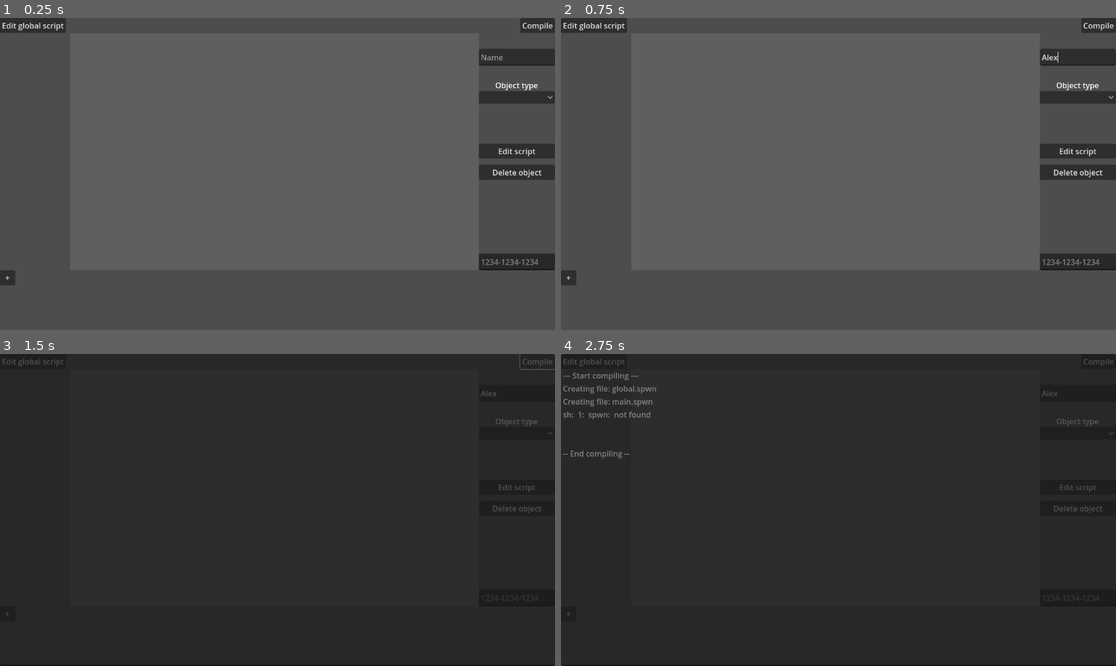
Above: before the commit, frames 1-4 (two rows, left to right).
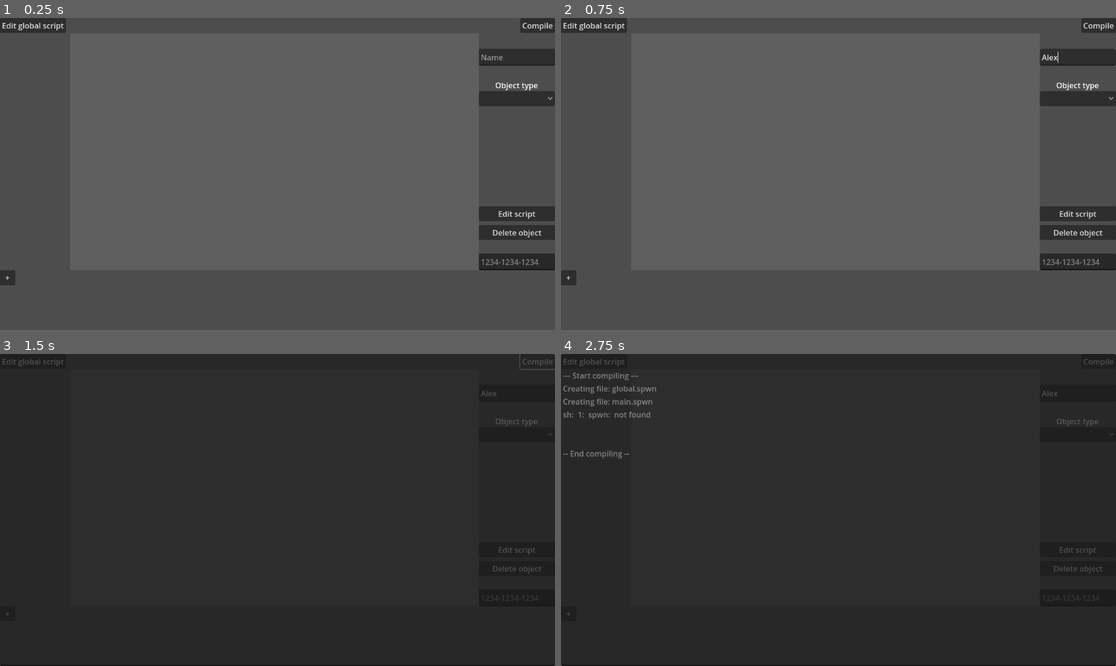
Above: after the commit, the same moments.

Repository: dash-engine/Dash-Engine
Game: Godot game, scene res://main.tscn
Two runs of this game, one before a commit and one after it. Both use one fixed random seed, a clock stepped at 60 frames per second and the inputs below.
Inputs (mouse positions are in pixels of both pictures, inside the frame that each line leads up to):
- Up to frame 1 (0.25 s): no input
- Up to frame 2 (0.75 s): click (1077, 58) at 0.52 s; type "Alex" at 0.6 s
- Up to frame 3 (1.5 s): click "Compile" at 1.25 s
- Up to frame 4 (2.75 s): click "+" at 2 s

The runs differ from the first frame. In frame 1, 2.5% of the frame differs, in the area x 86-100%, y 24-72%; in frame 2, 2.5%; in frame 3, 0.1%; in frame 4, 0.1%.
Error before the commit: Attempt to call function 'get_open_error' in base 'null instance' on a null instance. (res://scripts/compiler.gd:93)
Error after the commit: Attempt to call function 'get_open_error' in base 'null instance' on a null instance. (res://scripts/compiler.gd:96)

Commit message:
Fixed compiling, core modified, added grid and block type selector

Diff:
--- a/main.tscn
+++ b/main.tscn
@@ -85,17 +85,17 @@
 [node name="editScript" type="Button" parent="properties"]
 layout_mode = 0
 offset_left = 994.0
-offset_top = 229.0
+offset_top = 359.0
 offset_right = 1152.0
-offset_bottom = 260.0
+offset_bottom = 390.0
 text = "Edit script"
 
 [node name="delete" type="Button" parent="properties"]
 layout_mode = 0
 offset_left = 994.0
-offset_top = 273.0
+offset_top = 398.0
 offset_right = 1152.0
-offset_bottom = 304.0
+offset_bottom = 429.0
 text = "Delete object"
 
 [node name="objType" type="Control" parent="properties"]
@@ -118,8 +118,13 @@
 offset_top = 120.0
 offset_right = 1152.0
 offset_bottom = 146.0
+item_count = 2
+popup/item_0/text = "block"
+popup/item_1/text = "spike"
+popup/item_1/id = 1
 
 [connection signal="pressed" from="addObj" to="." method="_on_button_pressed"]
 [connection signal="pressed" from="compile" to="." method="_on_compile_pressed"]
 [connection signal="pressed" from="edit_global_script" to="." method="_on_edit_global_script_pressed"]
 [connection signal="pressed" from="properties/editScript" to="properties" method="_on_edit_script_pressed"]
+[connection signal="item_selected" from="properties/objType/objType" to="properties" method="_on_obj_type_item_selected"]
--- a/object.tscn
+++ b/object.tscn
@@ -1,8 +1,14 @@
-[gd_scene load_steps=2 format=3 uid="uid://b3c2qma3c54y5"]
+[gd_scene load_steps=3 format=3 uid="uid://b3c2qma3c54y5"]
 
 [ext_resource type="Script" path="res://scripts/object.gd" id="1_o6dpd"]
+[ext_resource type="Texture2D" uid="uid://dxdw4det2i8rv" path="res://assets/sprites/obj/blocks/classic.png" id="2_qqa8k"]
 
 [node name="object" type="Panel"]
 offset_right = 40.0
 offset_bottom = 40.0
 script = ExtResource("1_o6dpd")
+
+[node name="Sprite2D" type="Sprite2D" parent="."]
+position = Vector2(20, 20)
+scale = Vector2(0.333333, 0.333333)
+texture = ExtResource("2_qqa8k")
--- a/project.godot
+++ b/project.godot
@@ -21,3 +21,4 @@
 UID="*res://scripts/UIDGenerator.gd"
 Global="*res://global.gd"
 ansi_parser="*res://scripts/ansi_parser.gd"
+Objects="*res://scripts/objects.gd"
--- a/scripts/compiler.gd
+++ b/scripts/compiler.gd
@@ -7,59 +7,61 @@
 	temp += 1
 	Global.resetOutput()
 	await Global.wait(0.5)
-	Global.addToOutput("--- Start compiling ---")
+	Global.addToOutput("--- Start compiling ---",true)
 	deleteTempDir()
-
-	var objectsPath = []
+	var current_scene = 1
+	var objects_path = []
 	create_spwn("global", Global.project["scripts"]["global"])
 	duplicateCoreFiles()
 
-	var mainScript = """extract obj_props;
-// GENERATED WITH GEOMETRY DASH GAME ENGINE
-let engineVersion = "1.0";
-game = import "core.spwn";
-	"""
+	var main_script = """
+					extract obj_props;
+					// GENERATED WITH GEOMETRY DASH GAME ENGINE
+					let engineVersion = "1.0";
+					let Game = import "core.spwn";
+					Game.compileWatermark();
+					"""
 
 	for object_id in Global.project["objects"]:
 		var object = Global.project["objects"][object_id]
 		var uid = object["uid"]
-		var name = object["name"]
-		var script = Global.project["scripts"][uid]
-		var code = """extract obj_props;
-let Game = import "core.spwn";
-let Global = import "global.spwn";
-execute = {
-/* Object script */
-%s
-};
-return execute;
-		""" % [script]
+		var script = Global.project["scripts"].get(uid, "")
+		var code = """
+					extract obj_props;
+					let Game = import "core.spwn";
+					let Global = import "global.spwn";
+					execute = {
+					/* Object script */
+					%s
+					};
+					return execute;
+		""" % script
+		objects_path.append(create_spwn("object_" + uid.replace("-", "_"), code))
 
-		objectsPath.append(create_spwn("object_" + uid.replace("-", "_"), code))
-
-	for file in objectsPath:
-		mainScript += """let %s = import "%s";\n""" % [file.replace(".spwn", ""), file]
+	for file in objects_path:
+		print(file)
+		main_script += """let %s = import "%s";\n""" % [file.replace(".spwn", ""), file]
 
 	for object_id in Global.project["objects"]:
 		var object = Global.project["objects"][object_id]
 		var uid = object["uid"]
 		var pos = object["position"]
-		var rotation = object["rotation"]
+		var rotation = object.get("rotation", 0.0)
 		var type = object["type"]
 
-		mainScript += """/* Object: %s */
-$.add(obj {
-	OBJ_ID: %s,
-	X: %f,
-	Y: %f,
-	ROTATION: %f,
-	GROUPS: 1g
-});
-//object_%s.execute();\n""" % [uid, type, pos.x, pos.y, rotation, uid.replace("-", "_")]
-
-	create_spwn("main", mainScript)
+		main_script += """
+		/* Object: %s */
+		$.add(obj {
+			OBJ_ID: %s,
+			X: %f,
+			Y: %f,
+			ROTATION: %f,
+			GROUPS: [800g, %sg]
+		});
+		//object_%s.execute();\n""" % [uid, type, pos.x, pos.y, rotation, current_scene + 800, uid.replace("-", "_")]
+	create_spwn("main", main_script)
 	compileCommand()
-	Global.addToOutput("-- End compiling --")
+	Global.addToOutput("-- End compiling --",true)
 
 func _ready() -> void:
 	compile()
@@ -71,6 +73,7 @@
 	file.store_string(code)
 	file.close()
 	return fileName
+
 func compileCommand():
 	var filename = "main.spwn"
 	var project_name = "project"
--- a/scripts/object.gd
+++ b/scripts/object.gd
@@ -17,15 +17,17 @@
 var alrPressed = false
 var pressedDebounce = false
 
+const GRID_SIZE = 8
+
 func _ready() -> void:
 	uid = UID.generate()
-	Global.saveObject(uid,Name,Position,type,Rotation)
-	Global.saveScript(uid,"")
+	Global.saveObject(uid, Name, Position, type, Rotation)
+	Global.saveScript(uid, "")
 	if canvas == null:
 		if get_parent():
 			if get_parent().is_class("Control"):
 				canvas = get_parent()
-	canvas_rect = Rect2(canvas.position-Vector2(146,32),canvas.size)
+	canvas_rect = Rect2(canvas.position - Vector2(146, 32), canvas.size)
 
 func pressed():
 	if pressedDebounce == false:
@@ -53,8 +55,11 @@
 	if dragging:
 		var new_position = get_global_mouse_position() - drag_offset
 
-		new_position.x = clamp(new_position.x, canvas_rect.position.x, canvas_rect.position.x + canvas_rect.size.x - size.x)  # Corrected 'rect_size' to 'size'
-		new_position.y = clamp(new_position.y, canvas_rect.position.y, canvas_rect.position.y + canvas_rect.size.y - size.y)  # Corrected 'rect_size' to 'size'
+		new_position.x = clamp(new_position.x, canvas_rect.position.x, canvas_rect.position.x + canvas_rect.size.x - size.x)
+		new_position.y = clamp(new_position.y, canvas_rect.position.y, canvas_rect.position.y + canvas_rect.size.y - size.y)
+
+		new_position.x = round(new_position.x / GRID_SIZE) * GRID_SIZE
+		new_position.y = round(new_position.y / GRID_SIZE) * GRID_SIZE
 
 		position = new_position
 	if alrPressed:
--- /dev/null
+++ b/scripts/objects.gd
@@ -0,0 +1,21 @@
+extends Node
+
+var OBJECTS_IDS = [
+	{
+		"id": 1,
+		"block": "block"
+	},
+	{
+		"id": 8,
+		"block": "spike"
+	}
+]
+
+func get_type(index):
+	return OBJECTS_IDS[index]["id"]
+
+func get_index_by_id(object_id):
+	for i in range(len(OBJECTS_IDS)):
+		if OBJECTS_IDS[i]["id"] == object_id:
+			return OBJECTS_IDS[i]["id"]
+	return -1
--- a/scripts/properties.gd
+++ b/scripts/properties.gd
@@ -6,12 +6,24 @@
 @export_group("ObjType")
 @export var objTypeBox : OptionButton
 
+var oldSelected = null
+
 func _process(delta: float) -> void:
 	if Global.current_selected_object:
 		uidTextBox.text = Global.current_selected_object.uid
+	if oldSelected != Global.current_selected_object:
+		oldSelected = Global.current_selected_object
+		var type = Objects.get_index_by_id(Global.current_selected_object.type)
+		if type > 0:
+			objTypeBox.selected = type
 
 func _on_edit_script_pressed() -> void:
 	if Global.current_selected_object:
 		var clone = load("res://scenes/scriptEditor.tscn").instantiate()
 		clone.uid = Global.current_selected_object.uid
 		get_tree().root.add_child(clone)
+
+func _on_obj_type_item_selected(index: int) -> void:
+	if Global.current_selected_object:
+		Global.current_selected_object.type = Objects.get_type(index)
+		Global.project["objects"][Global.current_selected_object.uid]["type"] = Objects.get_type(index)
Not shown, added: spwn/cam_constants.spwn
Not shown, added: spwn/camera_triggers.spwn
Not shown, changed: spwn/core.spwn
Not shown, changed: spwn/import.spwn
Not shown, added: test.spwn
